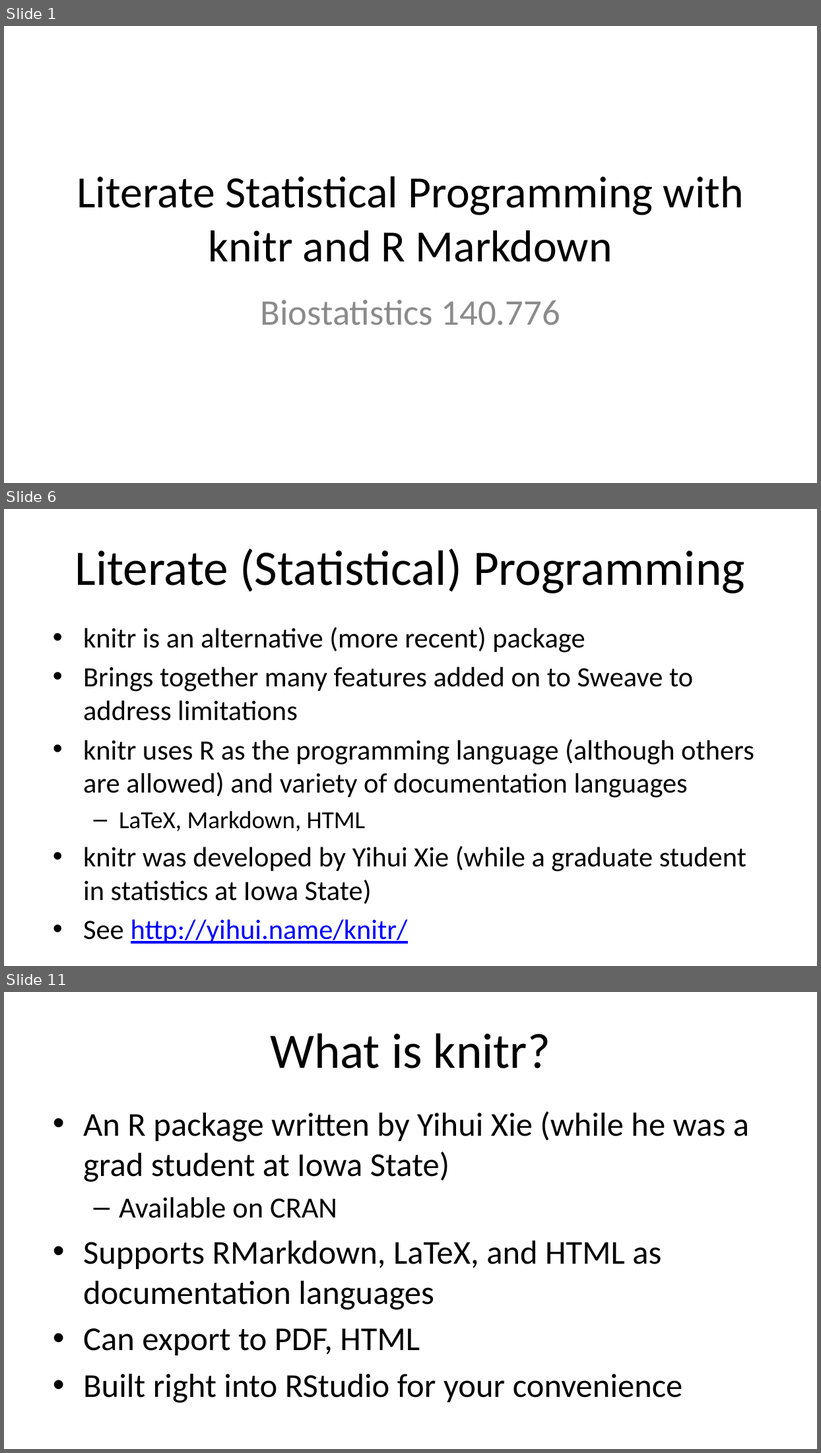
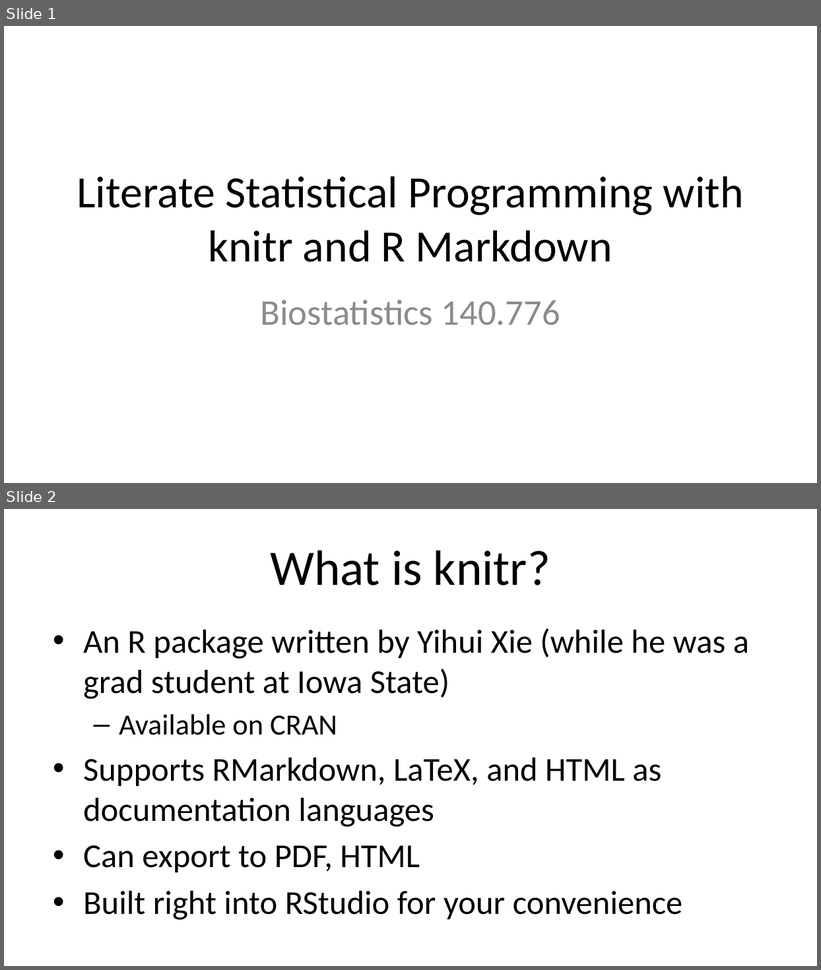
Before and after one commit to Max201510/Biostat776, a slide deck: notes/knitr.pptx. Shown one above the other, each under a label of ours: slides 1, 6 and 11 before the commit, slides 1 and 2 after it; the slides between them are not shown. The pictures are 821x1453 and 821x970 pixels, drawn with LibreOffice and Linux fonts; fonts in the diff are those of the drawing. Boxes give left, top, right and bottom in pixels: in the first picture for what was removed or moved away, otherwise in the second. Text is boxed around its words. In the diff, an @@ line names an element or a change of style, - is before the commit and + after.

```diff
--- a/notes/knitr.pptx
+++ b/notes/knitr.pptx
@@ slide 6 removed at <box>4,509,817,966</box>, background #FFFFFF @@
@@ title removed at <box>75,549,745,593</box> @@
-Literate (Statistical) Programming
@@ text removed at <box>83,627,754,904</box> @@
-• knitr is an alternative (more recent) package
-• Brings together many features added on to Sweave to address limitations
-• knitr uses R as the programming language (although others are allowed) and variety of documentation languages
-  – LaTeX, Markdown, HTML
-• knitr was developed by Yihui Xie (while a graduate student in statistics at Iowa State)
-• See http://yihui.name/knitr/
@@ what was slide 11 is now slide 2 @@
```
Also in this commit, not shown: 10 other slides removed, 1 other file.
